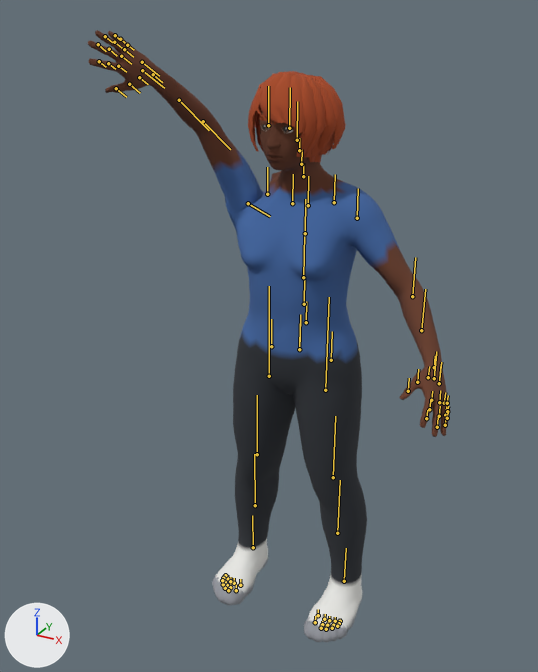
The glTF model demo-assets/character-cel-outline.glb: old version first, new version second.
Rendered twice from a 50 mm camera at (0.943, -1.934, 1.098) aimed at (-0.036, -0.155, 0.208). Arrows for +X, +Y and +Z are at lower left; the lights stay in place. The first picture is the older version. Both versions are drawn at frame 25 of the action 'wave'; the numbers are the values there. The bones that change, and the others that lie on the model, are drawn over the model as lines.

Objects in the first picture: 'body', 'eyes', 'hair'.
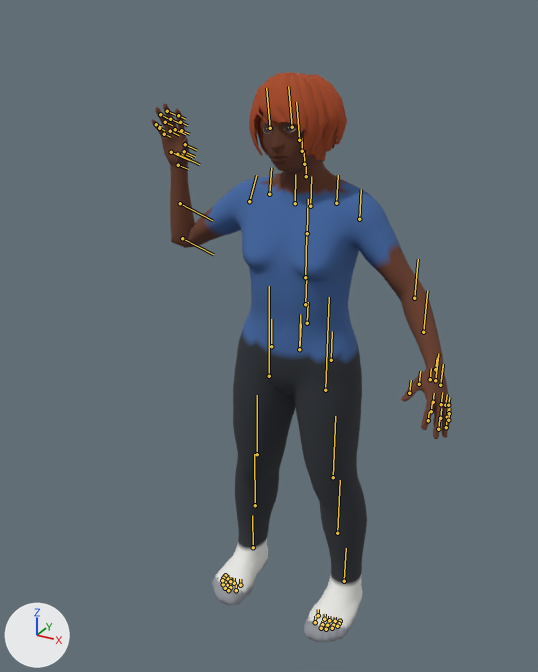
The edits, one by one:
Bone 'spine05' (bone_spine05) turns from (0, 0, 0) to (0, 0, -2) degrees about its own x, y and z.
Bone 'spine03' (bone_spine03) turns from (0, 0, 0) to (0, 0, 2) degrees about its own x, y and z.
Bone 'shoulder01.R' (bone_shoulder01_r) turns from (0, 0, 0) to (0, 0, -4) degrees about its own x, y and z.
Bone 'upperarm01.R' (bone_upperarm01_r) turns from (0, 12, -112) to (-4, 2, -12) degrees about its own x, y and z.
Bone 'lowerarm01.R' (bone_lowerarm01_r) turns from (0, 0, -18) to (-63, -51, -54) degrees about its own x, y and z.
Bone 'lowerarm02.R' (bone_lowerarm02_r) turns from (0, 0, 0) to (-4, -4, 5) degrees about its own x, y and z.
Bone 'wrist.R' (bone_wrist_r) turns from (0, 0, 8) to (2, -8, 4) degrees about its own x, y and z.
Bone 'neck01' (bone_neck01) turns from (0, -8, 0) to (0, 0, 3) degrees about its own x, y and z.
Bone 'head' (bone_head) turns from (0, 0, 0) to (0, -6, 4) degrees about its own x, y and z.

Changed parts and their boxes [x1, y1, x2, y2] in the pictures (538 x 672 px):
'body', posed (17% narrower, 12% shorter): before [88, 30, 450, 642]; after [152, 104, 451, 642]
'hair', posed: before [248, 71, 346, 162]; after [249, 72, 347, 161]
'eyes', posed: before [261, 123, 293, 134]; after [263, 125, 296, 134]
bone 'spine05', root to tip: before (299, 349) to (300, 324); after (299, 349) to (301, 324)
bone 'spine03', root to tip: before (304, 304) to (304, 276); after (305, 304) to (306, 277)
bone 'shoulder01.R', root to tip: before (267, 194) to (267, 167); after (269, 194) to (271, 167)
bone 'upperarm01.R', root to tip: before (248, 203) to (270, 216); after (249, 201) to (256, 175)
bone 'lowerarm01.R', root to tip: before (203, 121) to (230, 149); after (182, 238) to (213, 254)
bone 'lowerarm02.R', root to tip: before (179, 100) to (209, 130); after (180, 203) to (212, 220)
bone 'wrist.R', root to tip: before (153, 74) to (162, 82); after (178, 165) to (188, 169)
bone 'neck01', root to tip: before (303, 176) to (303, 163); after (306, 176) to (306, 163)
bone 'head', root to tip: before (297, 140) to (297, 101); after (299, 140) to (296, 102)
